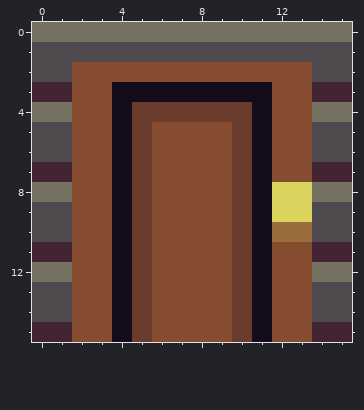
Pixel-art sprite, stored at sprites/sprDoor/layers/c0ed06d3-2a8f-4582-9792-8ab0cd998700/0a4ddb60-1dd2-4ebd-96dd-26493f49d11b.png. That is the earlier state.
The file is 16x16 pixels.
Once edited:
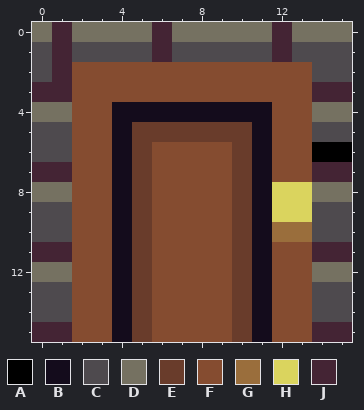
Palette (. is transparent): A #000000  B #140c1c  C #4e4a4e  D #757161  E #693c2b  F #854c30  G #9a6e3c  H #dad45e  J #442434
The exact change:
y 0: x 1 D -> J; x 6 D -> J; x 12 D -> J
y 1: x 1 C -> J; x 6 C -> J; x 12 C -> J
y 2: x 1 C -> J
y 3: x 4..11 BBBBBBBB -> FFFFFFFF
y 4: x 5..10 EEEEEE -> BBBBBB
y 5: x 6..9 FFFF -> EEEE
y 6: x 14..15 CC -> AA
